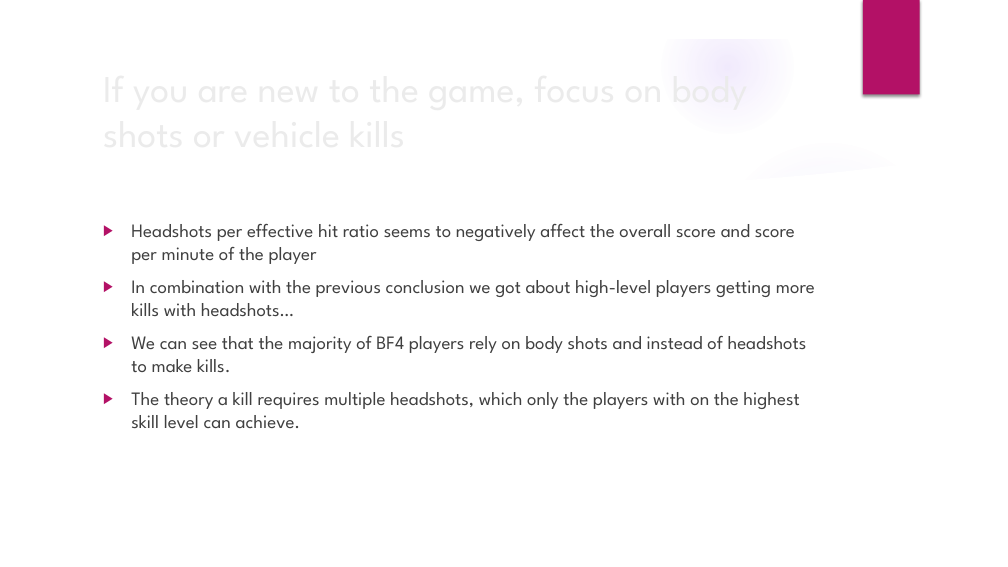
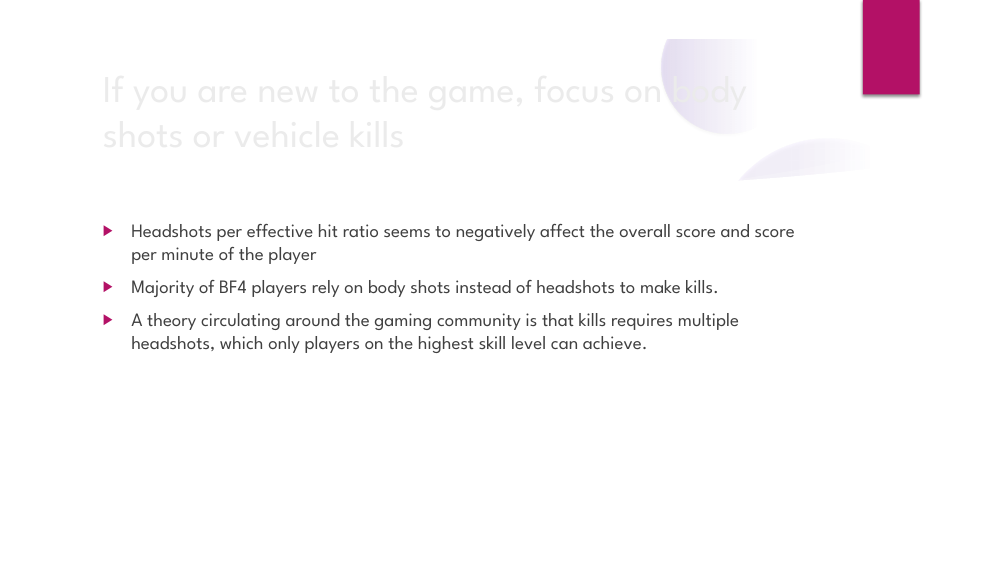
Before and after one commit to arclightspanner/Data_Science_Bootcamp_2019, a slide deck: slide 13 of Data Story Telling.pptx. Drawn at 1008x567 pixels with LibreOffice and Linux fonts; fonts in the diff are those of the drawing; background and template pictures are left out. Boxes give left, top, right and bottom in pixels: in the first picture for what was removed or moved away, otherwise in the second. Text is boxed around its words. In the diff, an @@ line names an element or a change of style, - is before the commit and + after.

```diff
--- a/Data Story Telling.pptx
+++ b/Data Story Telling.pptx
@@ shadow on in 4 elements at (0, 221, 346, 567), (0, 240, 195, 435), (712, 138, 944, 371), (662, 1, 794, 133) @@
@@ freeform shape at (38, 154, 970, 529): outline redrawn @@
@@ text at (131, 224, 795, 264): indent changed @@
@@ text at (131, 280, 739, 353): text changed @@
-▶ In combination with the previous conclusion we got about high-level players getting more kills with headshots…
-▶ We can see that the majority of BF4 players rely on body shots and instead of headshots to make kills.
-▶ The theory a kill requires multiple headshots, which only the players with on the highest skill level can achieve.
+▶ Majority of BF4 players rely on body shots instead of headshots to make kills.
+▶ A theory circulating around the gaming community is that kills requires multiple headshots, which only players on the highest skill level can achieve.
```
Also in this commit, not shown: 18 other slides changed.
